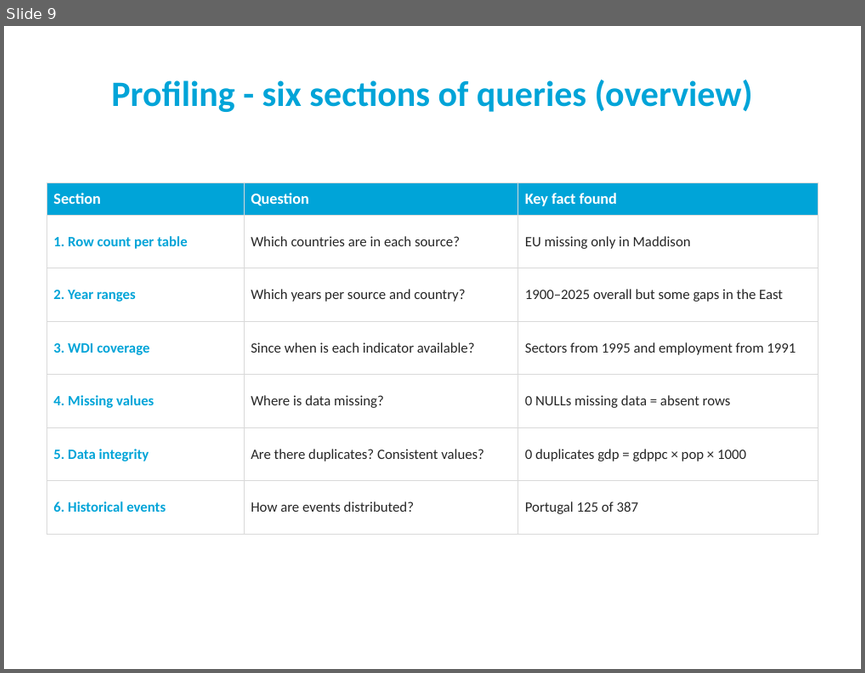
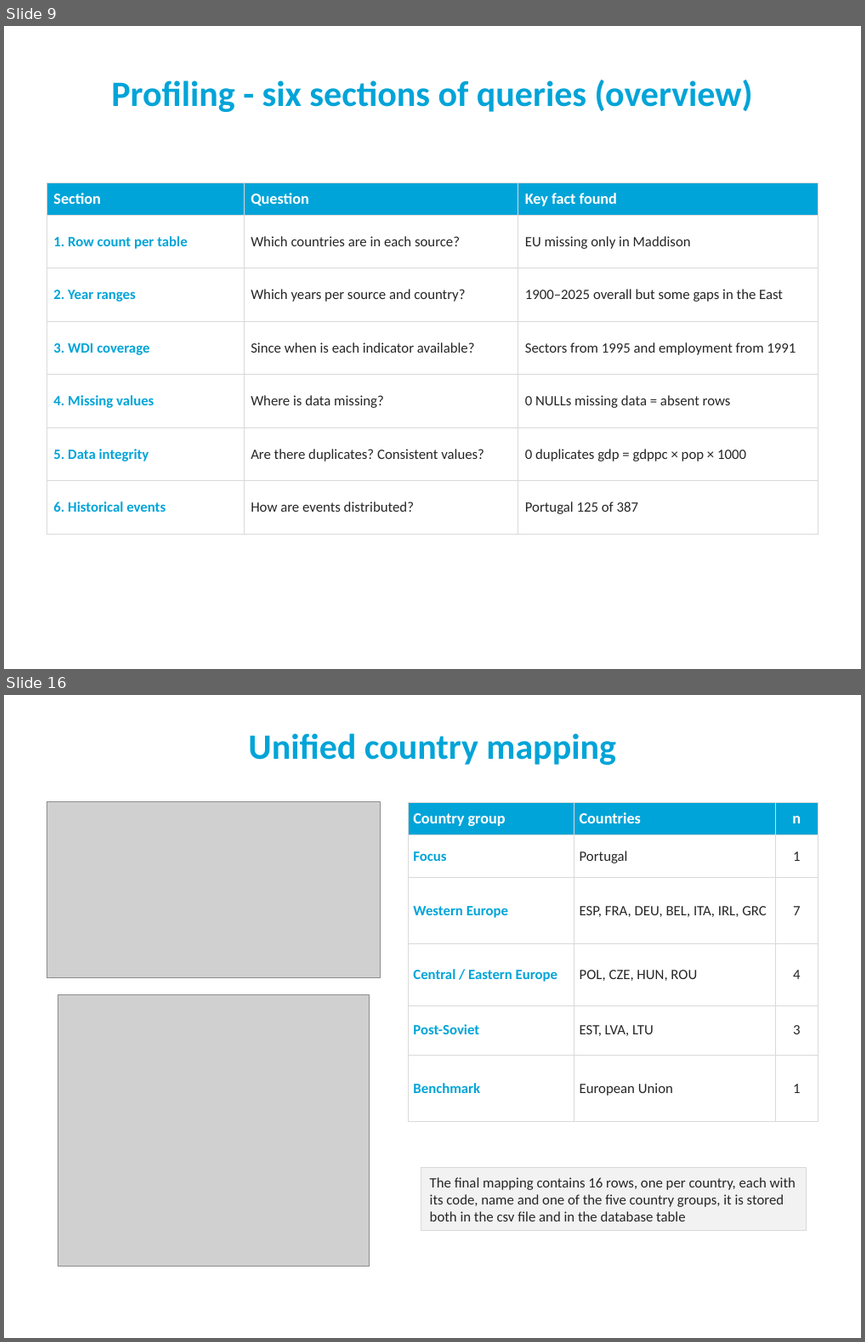
Before and after one commit to goncalo151515/AID, a slide deck: slides_20.pptx. Shown one above the other, each under a label of ours: slide 9 before the commit, slides 9 and 16 after it; the slides between them are not shown. The pictures are 865x673 and 865x1342 pixels, drawn with LibreOffice and Linux fonts; fonts in the diff are those of the drawing; grey boxes stand for pictures; background and template pictures are left out. Boxes give left, top, right and bottom in pixels: in the first picture for what was removed or moved away, otherwise in the second. Text is boxed around its words. In the diff, an @@ line names an element or a change of style, - is before the commit and + after.

```diff
--- a/slides_20.pptx
+++ b/slides_20.pptx
@@ slide 16 added at bbox=[4, 695, 861, 1338], background #FFFFFF @@
@@ title added at bbox=[248, 733, 616, 765], 30 pt, text #00A4D8, bold @@
+Unified country mapping
@@ picture added at bbox=[46, 802, 381, 978] @@
@@ table added at bbox=[409, 802, 819, 1122], 6 rows, 3 columns @@
+Country group | Countries | n
+Focus | Portugal | 1
+Western Europe | ESP, FRA, DEU, BEL, ITA, IRL, GRC | 7
+Central / Eastern Europe | POL, CZE, HUN, ROU | 4
+Post-Soviet | EST, LVA, LTU | 3
+Benchmark | European Union | 1
@@ picture added at bbox=[58, 995, 369, 1266] @@
@@ rectangle added at bbox=[421, 1167, 806, 1231], fill #F2F2F2, outline #D9D9D9 0.75 pt @@
@@ text added at bbox=[430, 1177, 795, 1221], 12 pt, text #262626 @@
+The final mapping contains 16 rows, one per country, each with its code, name and one of the five country groups, it is stored both in the csv file and in the database table
```
Also in this commit, not shown: 6 slides changed, 9 other slides added, 11 other files.
